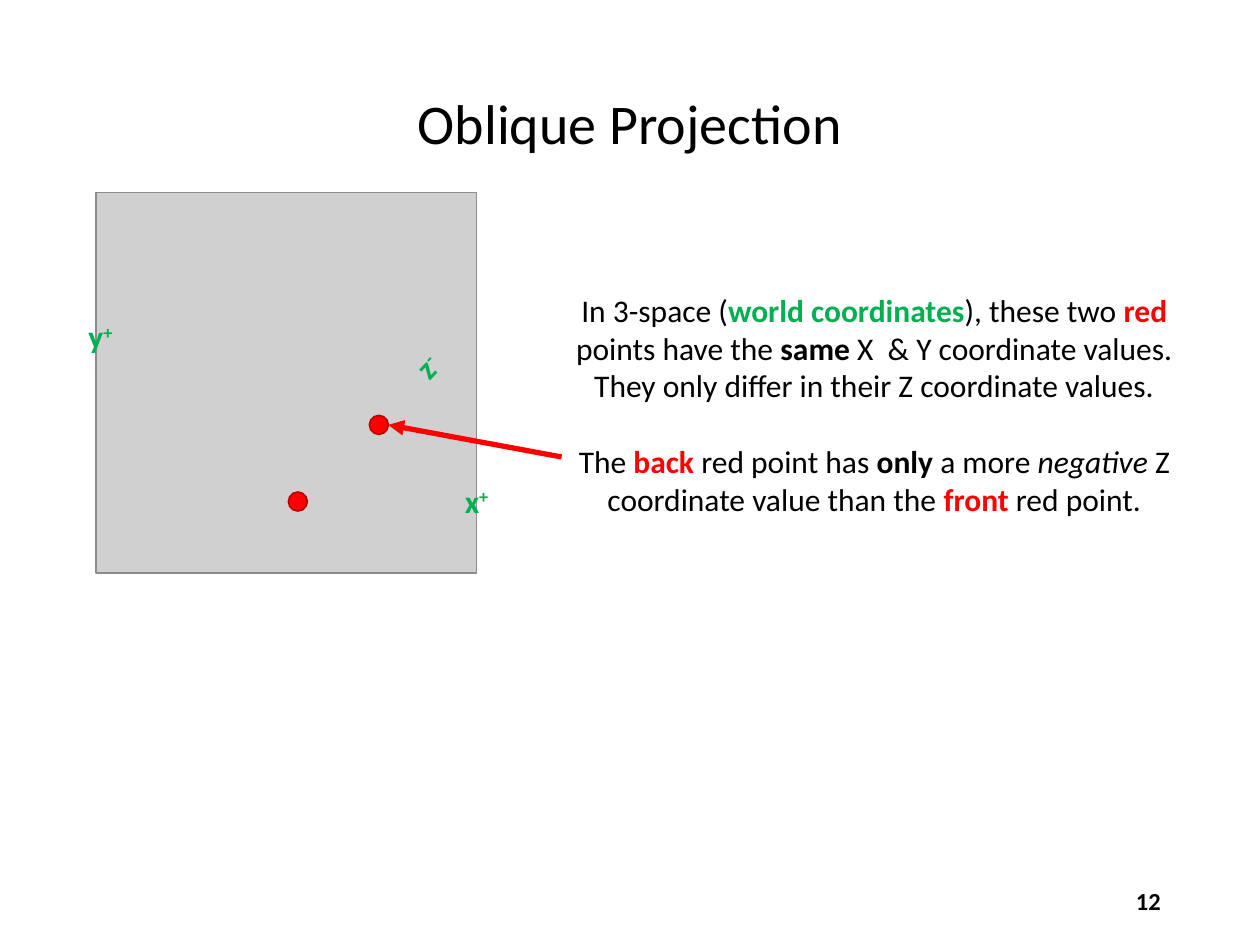
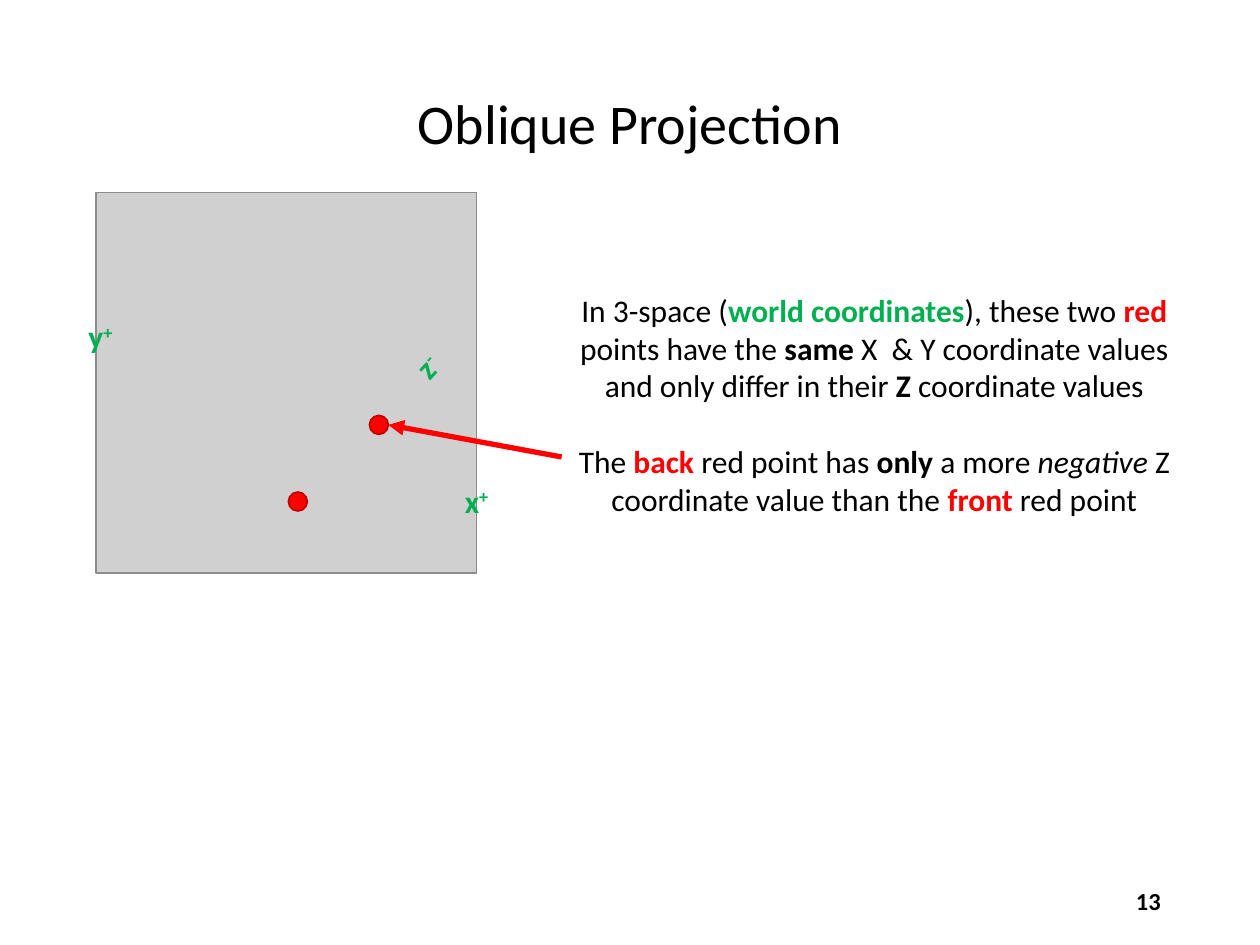
Before and after one commit to dbiersach/scicomp301-cpp-linux, a slide deck: slide 13 of session16/Session 16 - 3D Graphics, Vector Algebra.pptx (slide 12 before the commit). Drawn at 1260x945 pixels with LibreOffice and Linux fonts; fonts in the diff are those of the drawing; grey boxes stand for pictures. Boxes give left, top, right and bottom in pixels: in the first picture for what was removed or moved away, otherwise in the second. Text is boxed around its words. In the diff, an @@ line names an element or a change of style, - is before the commit and + after.

```diff
--- a/session16/Session 16 - 3D Graphics, Vector Algebra.pptx
+++ b/session16/Session 16 - 3D Graphics, Vector Algebra.pptx
@@ text at box(579, 299, 1170, 516): text changed @@
-In 3-space (world coordinates), these two red points have the same X & Y coordinate values.
-They only differ in their Z coordinate values.
-The back red point has only a more negative Z coordinate value than the front red point.
+In 3-space (world coordinates), these two red points have the same X & Y coordinate values and only differ in their Z coordinate values
+The back red point has only a more negative Z coordinate value than the front red point
@@ page number at box(1136, 894, 1161, 910): text changed @@
-12
+13
```
Also in this commit, not shown: 23 other slides changed, 11 slides added, 8 slides removed, 1 other file.
